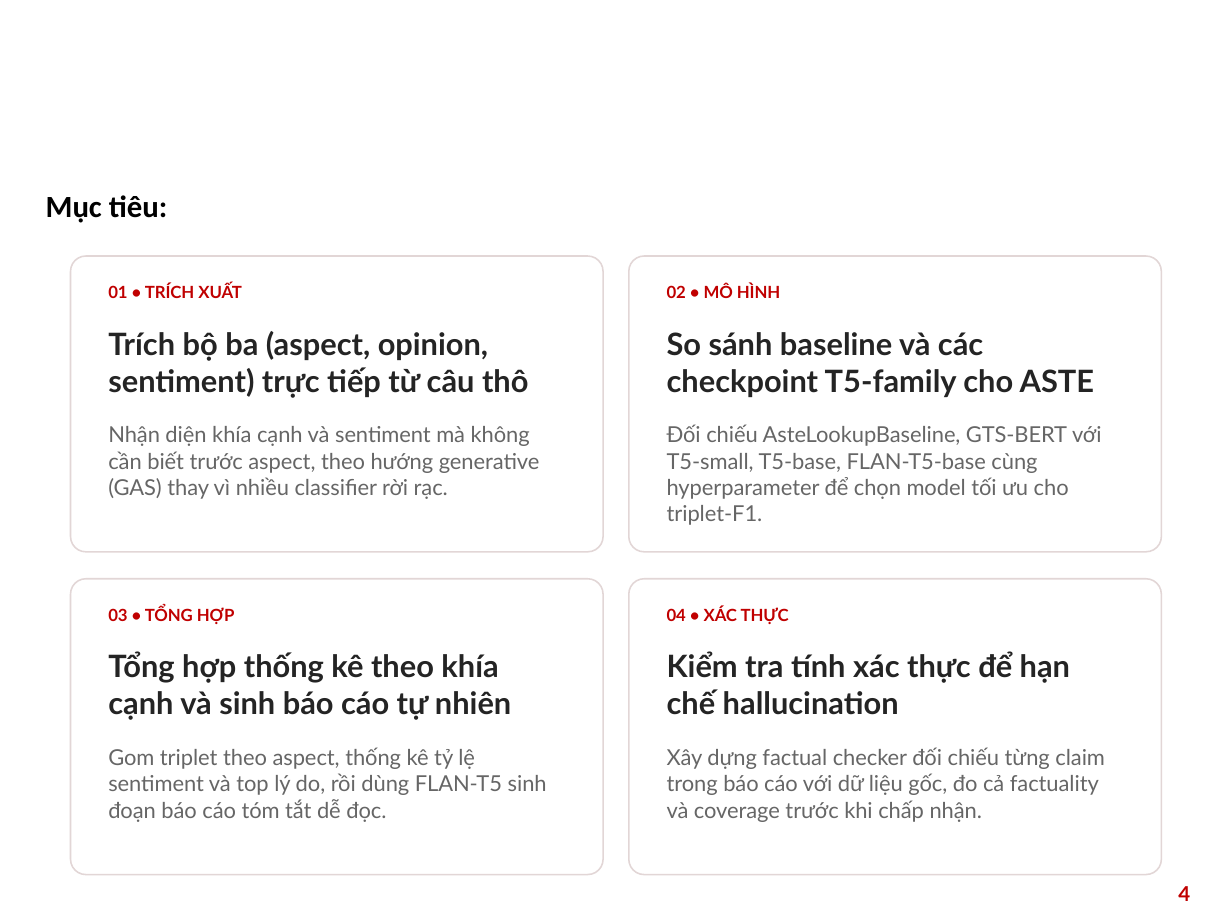
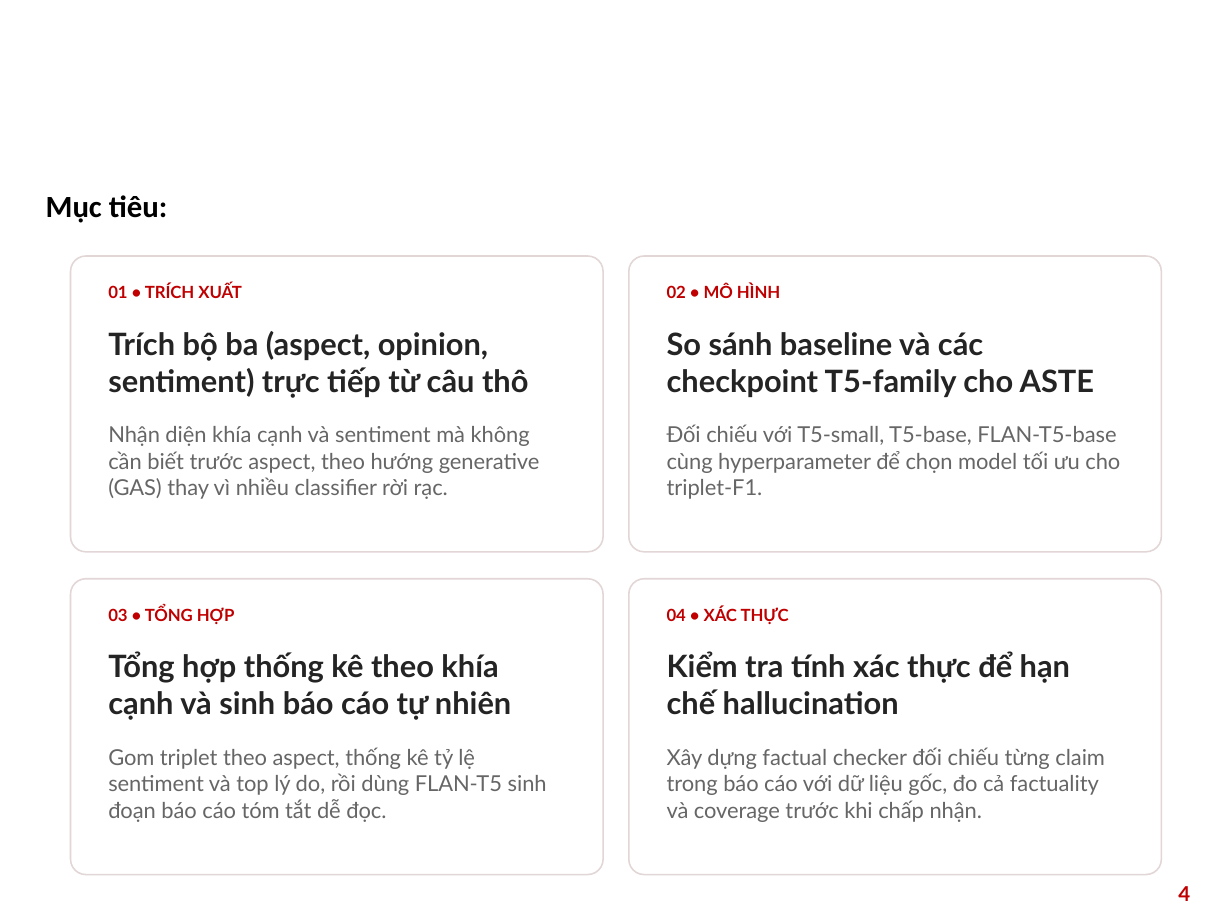
Before and after one commit to dattm27/20252B-Gen-AI, a slide deck: slide 4 of report/Nhom_15_GenAI.pptx. Drawn at 1232x924 pixels with LibreOffice and Linux fonts; fonts in the diff are those of the drawing; background and template pictures are left out. Boxes give left, top, right and bottom in pixels: in the first picture for what was removed or moved away, otherwise in the second. Text is boxed around its words. In the diff, an @@ line names an element or a change of style, - is before the commit and + after.

Commit message:
update slides

```diff
--- a/report/Nhom_15_GenAI.pptx
+++ b/report/Nhom_15_GenAI.pptx
@@ text at bbox=[667, 424, 1120, 499]: text changed @@
-Đối chiếu AsteLookupBaseline, GTS-BERT với T5-small, T5-base, FLAN-T5-base cùng hyperparameter để chọn model tối ưu cho triplet-F1.
+Đối chiếu với T5-small, T5-base, FLAN-T5-base cùng hyperparameter để chọn model tối ưu cho triplet-F1.
```
